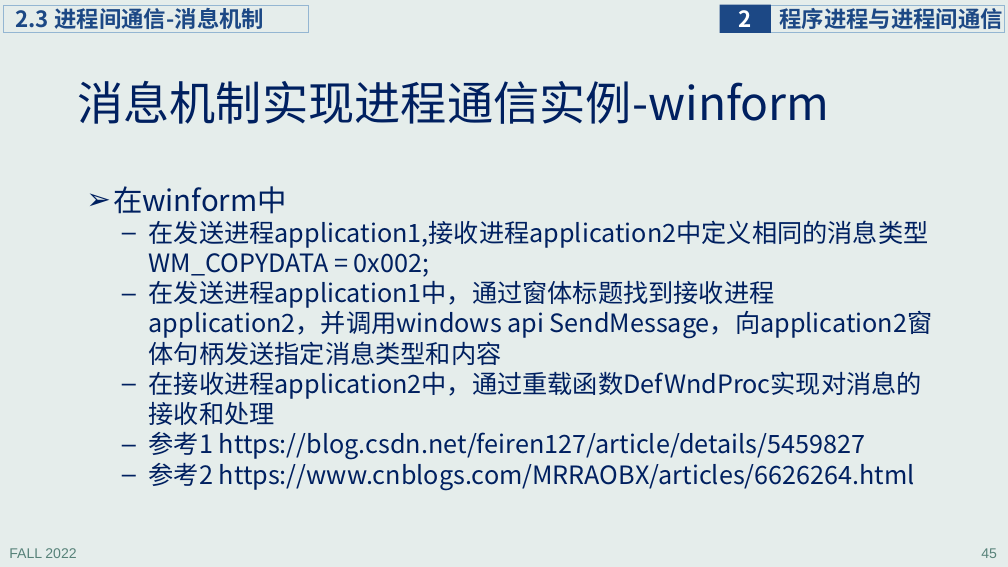
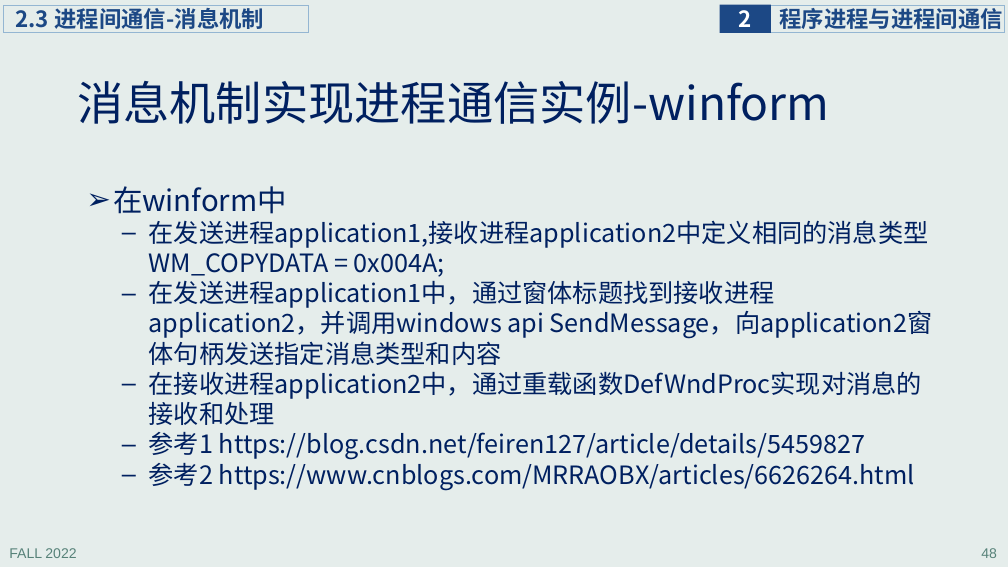
Before and after one commit to principleWindows/win-principle-2022, a slide deck: slide 48 of slides/instruction/principleWindows_2.pptx (slide 45 before the commit). Drawn at 1008x567 pixels with LibreOffice and Linux fonts; fonts in the diff are those of the drawing. Boxes give left, top, right and bottom in pixels: in the first picture for what was removed or moved away, otherwise in the second. Text is boxed around its words. In the diff, an @@ line names an element or a change of style, - is before the commit and + after.

```diff
--- a/slides/instruction/principleWindows_2.pptx
+++ b/slides/instruction/principleWindows_2.pptx
@@ text at (x1=149, y1=220, x2=929, y2=277): text changed @@
-  – 在发送进程application1,接收进程application2中定义相同的消息类型WM_COPYDATA = 0x002;
+  – 在发送进程application1,接收进程application2中定义相同的消息类型WM_COPYDATA = 0x004A;
@@ page number at (x1=981, y1=548, x2=997, y2=558): text changed @@
-45
+48
```
Also in this commit, not shown: 13 other slides changed, 3 slides added, 1 other file.
